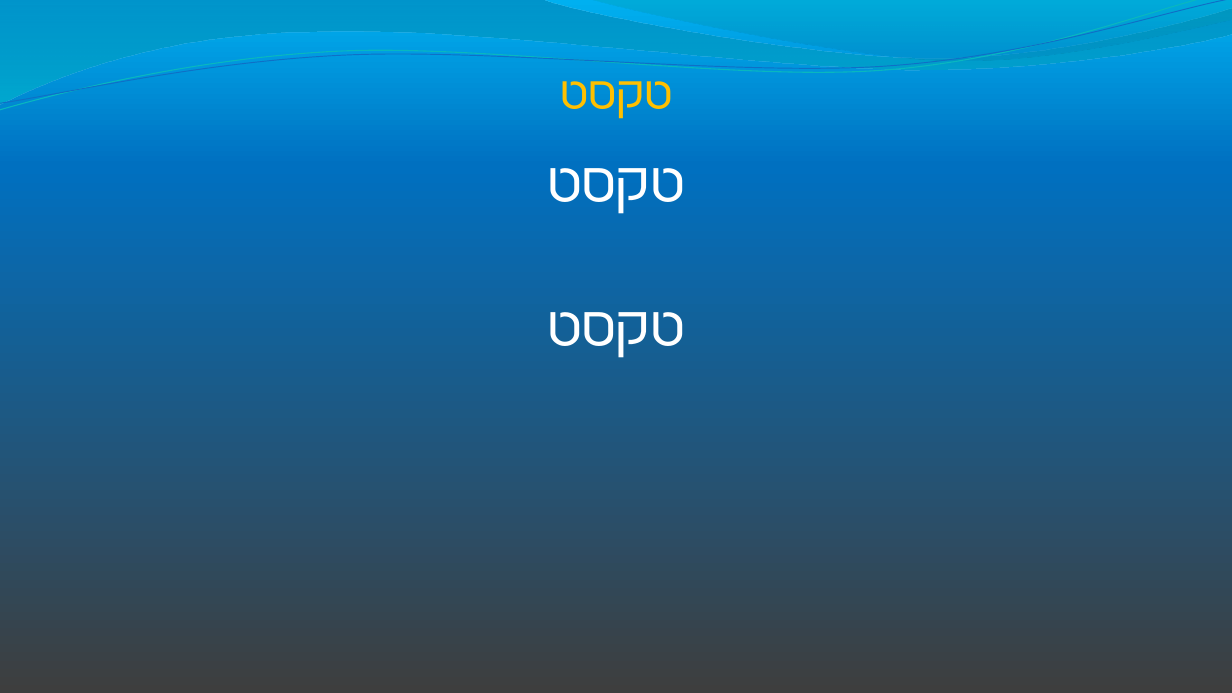
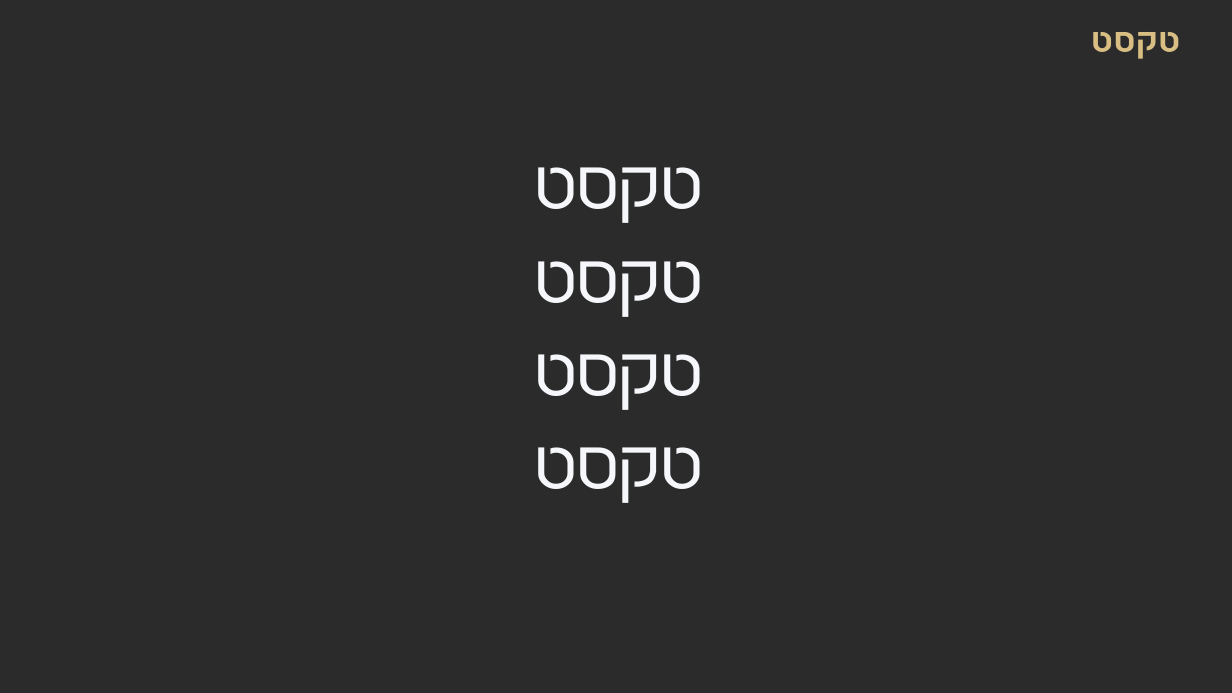
Before and after one commit to OrHasharon/orhasharon.github.io, a slide deck: slide 4 of WorshipAndSound/template.pptx. Drawn at 1232x693 pixels with LibreOffice and Linux fonts; fonts in the diff are those of the drawing; background and template pictures are left out; a plain dark background stands for a picture behind light text. Boxes give left, top, right and bottom in pixels: in the first picture for what was removed or moved away, otherwise in the second. Text is boxed around its words. In the diff, an @@ line names an element or a change of style, - is before the commit and + after.

```diff
--- a/WorshipAndSound/template.pptx
+++ b/WorshipAndSound/template.pptx
@@ background gradient #00B0F0 to #0070C0 to #3F3F3F to picture (left out) @@
@@ freeform shape removed at (0, 0, 1232, 104) @@
@@ freeform shape removed at (0, 0, 1232, 115) @@
@@ freeform shape removed at (0, 0, 1232, 110) @@
@@ text "טקסט": place and size @@
-text "טקסט" at (560, 81, 672, 119)
+text "טקסט" at (1091, 32, 1181, 59)
@@ text "טקסט" at (1091, 32, 1181, 59): size 36 to 26 pt, font Calibri to Arial, text colour #FFC000 to #D8BE83, bold on; alignment centre to right; more space between paragraphs; vertical alignment bottom to top @@
@@ freeform shape removed at (591, 0, 1232, 64) @@
@@ text at (534, 167, 702, 317): size 44 to 54 pt, text colour #FFFFFF to #F5F7FA in "טקסט", "טקסט"; more space between paragraphs @@
@@ text at (534, 354, 702, 503): paragraphs added @@
+טקסט
+טקסט
```
Also in this commit, not shown: 14 other slides changed, 1 slide added, 1 slide removed, 23 other files.
